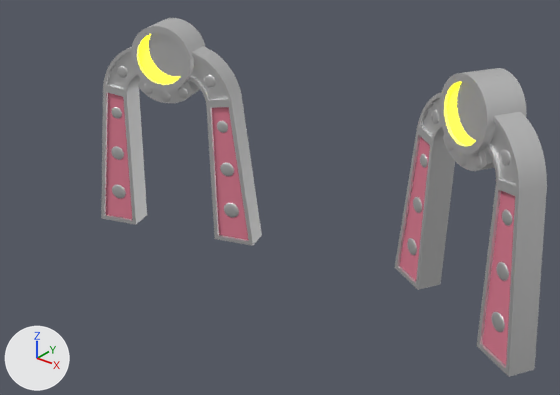
The FBX model public/assets/models/Archs.fbx: old version first, new version second.
Rendered twice from a 50 mm camera at (18.2, -20.5, 19.2) aimed at (-0.5, 2.9, 4.7). The axes (+X, +Y, +Z) are drawn at lower left. The lights are the same throughout. Where no turn or scale is listed for an object, it has been applied to the vertices.
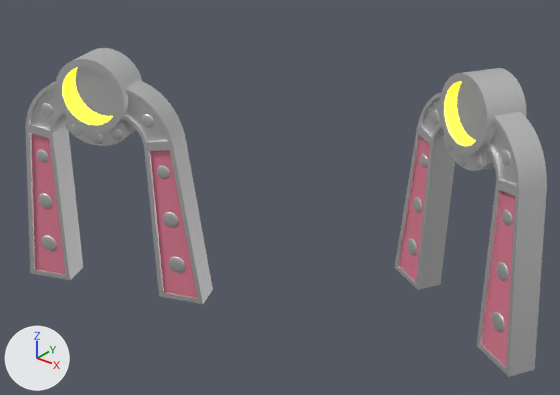
Changed parts and their boxes (x1, y1, x2, y2) in the pictures (560 x 395 px):
'Circle.004', moved, turned
    before: (101, 18, 262, 246)
    after: (25, 48, 213, 304)

Edits to the bpy script that builds the scene:
```text
Change ob_circle_004:
    ob_circle_004.location: (-8.54, 4.47, -0.03) -> (-6.83, -1.11, -0.03)
    ob_circle_004.rotation_euler: (1.571, 0.0, 0.327) -> (1.571, 0.0, 0.372)  # degrees (90, 0, 19) -> degrees (90, 0, 21)
```
